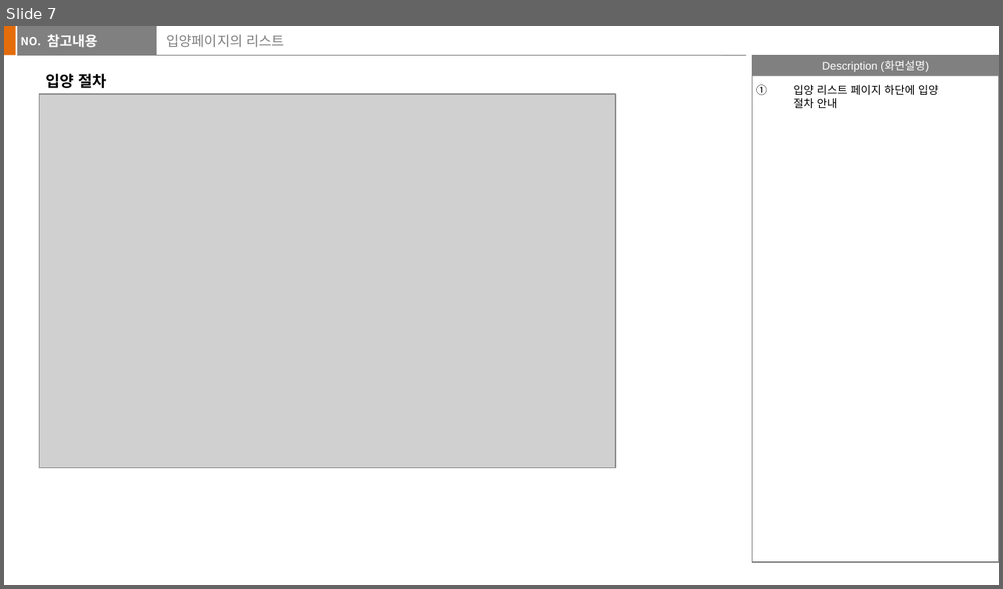
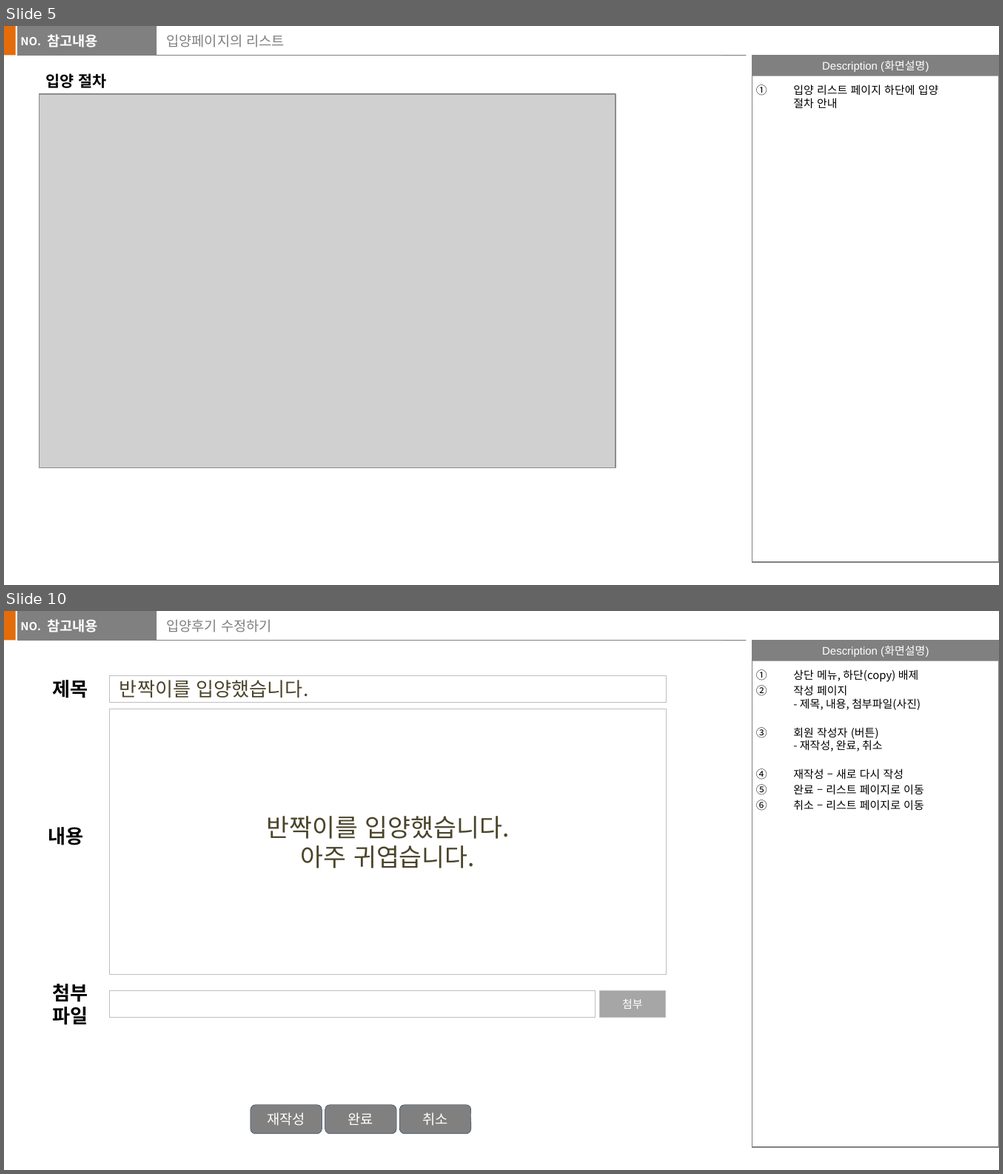
Before and after one commit to jaemikim/Notes, a slide deck: 기획문서/보보 (가칭)_v1-1.pptx. Shown one above the other, each under a label of ours: slide 7 before the commit, slides 5 and 10 after it; the slides between them are not shown. The pictures are 1003x589 and 1003x1174 pixels, drawn with LibreOffice and Linux fonts; fonts in the diff are those of the drawing; grey boxes stand for pictures. Boxes give left, top, right and bottom in pixels: in the first picture for what was removed or moved away, otherwise in the second. Text is boxed around its words. In the diff, an @@ line names an element or a change of style, - is before the commit and + after.

```diff
--- a/기획문서/보보 (가칭)_v1-1.pptx
+++ b/기획문서/보보 (가칭)_v1-1.pptx
@@ slide 10 added at (4, 611, 999, 1170), background #FFFFFF; not listed: 6 template elements that a slide beside it also shows @@
@@ text added at (47, 619, 98, 632), 10 pt, text #FFFFFF, bold @@
+참고내용
@@ title added at (167, 619, 272, 632), 10 pt, text #808080 @@
+입양후기 수정하기
@@ rectangle added at (109, 675, 666, 703), fill #FFFFFF, outline #BFBFBF 0.5 pt, 14 pt, text #4A452A @@
+반짝이를 입양했습니다.
@@ text added at (793, 669, 924, 811), 8 pt, text #000000 @@
+1. 상단 메뉴, 하단(copy) 배제
+2. 작성 페이지
+   - 제목, 내용, 첨부파일(사진)
+3. 회원 작성자 (버튼)
+   - 재작성, 완료, 취소
+4. 재작성 – 새로 다시 작성
+5. 완료 – 리스트 페이지로 이동
+6. 취소 – 리스트 페이지로 이동
@@ text added at (52, 680, 88, 698), 14 pt, text #000000, bold @@
+제목
@@ rectangle added at (109, 709, 666, 975), fill #FFFFFF, outline #BFBFBF 0.5 pt, 18 pt, text #4A452A @@
+반짝이를 입양했습니다.
+아주 귀엽습니다.
@@ text added at (48, 827, 84, 846), 14 pt, text #000000, bold @@
+내용
@@ text added at (52, 984, 88, 1025), 14 pt, text #000000, bold @@
+첨부
+파일
@@ rectangle added at (109, 991, 595, 1018), fill #FFFFFF, outline #BFBFBF 0.5 pt @@
@@ rectangle added at (599, 991, 666, 1018), fill #A6A6A6, outline #BFBFBF 0.5 pt, 8 pt, text #FFFFFF @@
+첨부
@@ rounded rectangle added at (250, 1105, 322, 1134), fill #808080, outline #233953 0.25 pt, 10 pt, text #FFFFFF @@
+재작성
@@ rounded rectangle added at (325, 1105, 397, 1134), fill #808080, outline #233953 0.25 pt, 10 pt, text #FFFFFF @@
+완료
@@ rounded rectangle added at (400, 1105, 472, 1134), fill #808080, outline #233953 0.25 pt, 10 pt, text #FFFFFF @@
+취소
@@ what was slide 7 is now slide 5 @@
```
Also in this commit, not shown: 5 slides changed, 2 other slides added, 2 slides removed, 4 other files.
